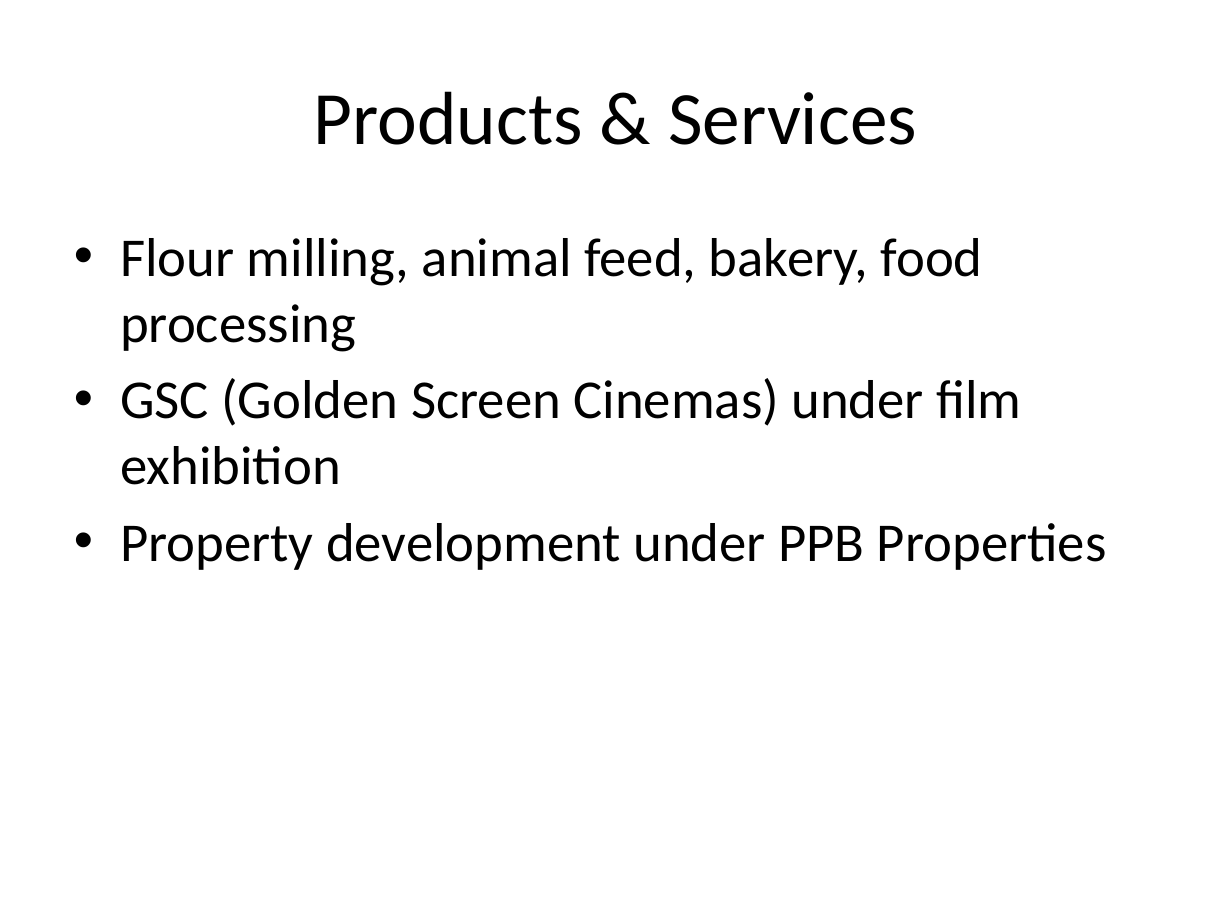
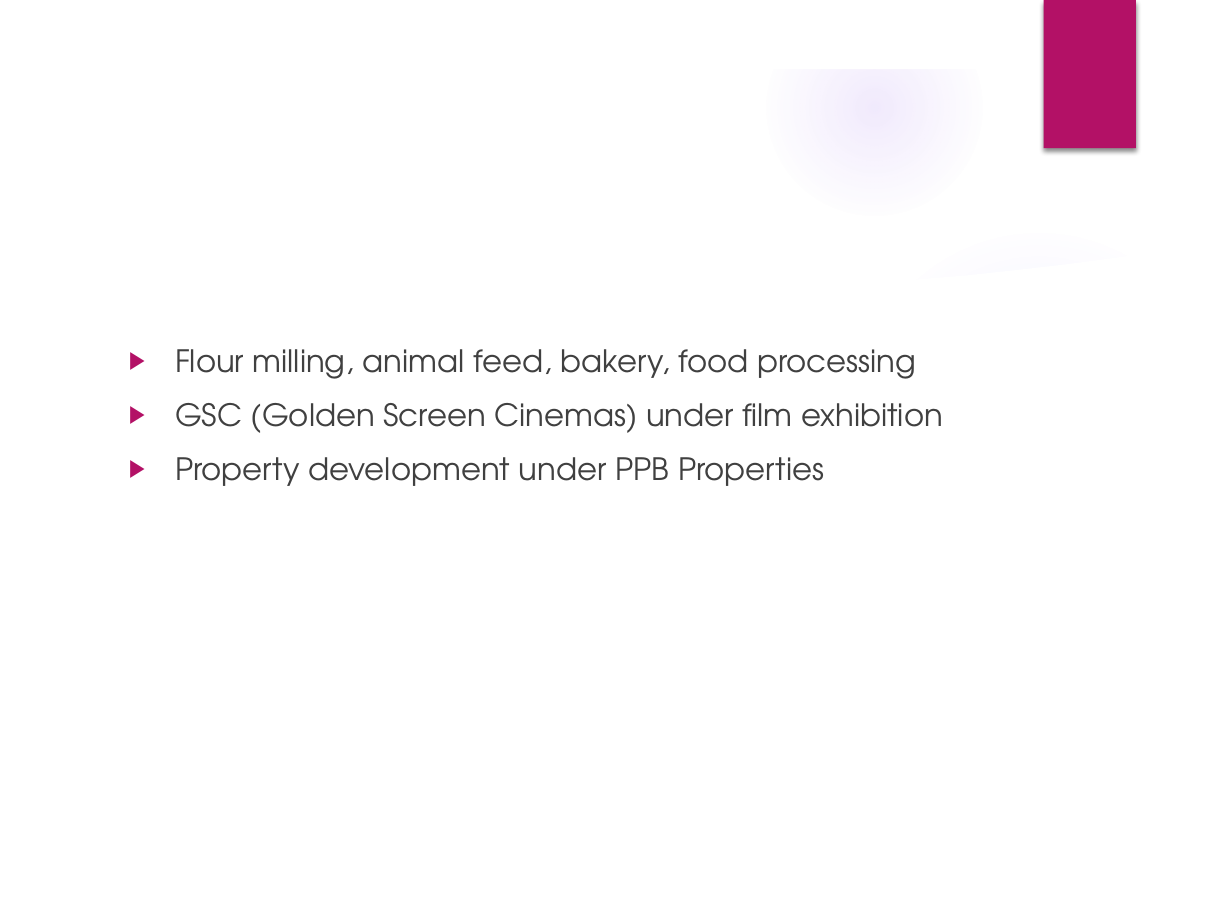
Before and after one commit to tello911/Learning, a slide deck: slide 8 of Company Research/PPB Group/PPB_Group_Strategic_Profile.pptx (slide 7 before the commit). Drawn at 1232x924 pixels with LibreOffice and Linux fonts; fonts in the diff are those of the drawing; background and template pictures are left out. Boxes give left, top, right and bottom in pixels: in the first picture for what was removed or moved away, otherwise in the second. Text is boxed around its words. In the diff, an @@ line names an element or a change of style, - is before the commit and + after.

```diff
--- a/Company Research/PPB Group/PPB_Group_Strategic_Profile.pptx
+++ b/Company Research/PPB Group/PPB_Group_Strategic_Profile.pptx
@@ group added at (x1=0, y1=0, x2=1232, y2=924): 4 ellipses, 3 freeform shapes @@
@@ rectangle added at (x1=1044, y1=0, x2=1136, y2=148), fill #B31166 @@
@@ title "Products & Services" moved from (x1=314, y1=91, x2=917, y2=145) to (x1=117, y1=124, x2=972, y2=221) @@
@@ title "Products & Services" at (x1=117, y1=124, x2=972, y2=221): size 44 to 32 pt, font Calibri to TeX Gyre Adventor, text colour #000000 to #FFFFFF; alignment centre to left @@
@@ text "Flour milling, animal feed, bakery, ..." moved from (x1=120, y1=238, x2=1107, y2=570) to (x1=175, y1=349, x2=943, y2=486) @@
@@ text "Flour milling, animal feed, bakery, ..." at (x1=175, y1=349, x2=943, y2=486): size 32 to 18 pt, font Calibri to TeX Gyre Adventor, text colour #000000 to #404040; bullet • to ▶; more space between paragraphs @@
```
Also in this commit, not shown: 14 other slides changed, 1 slide added, 1 other file.
